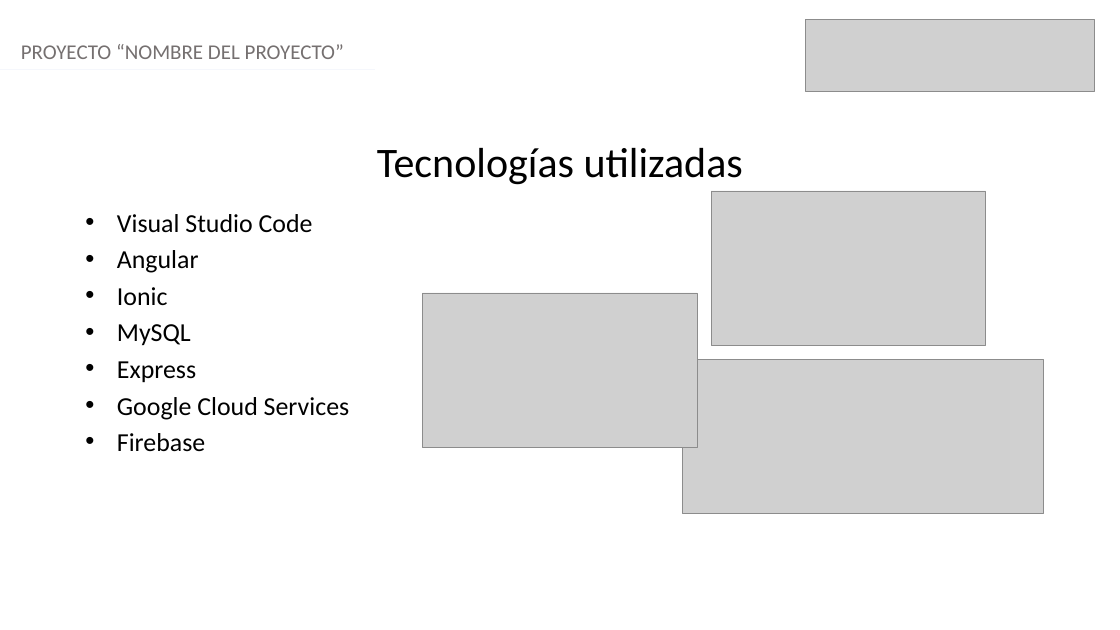
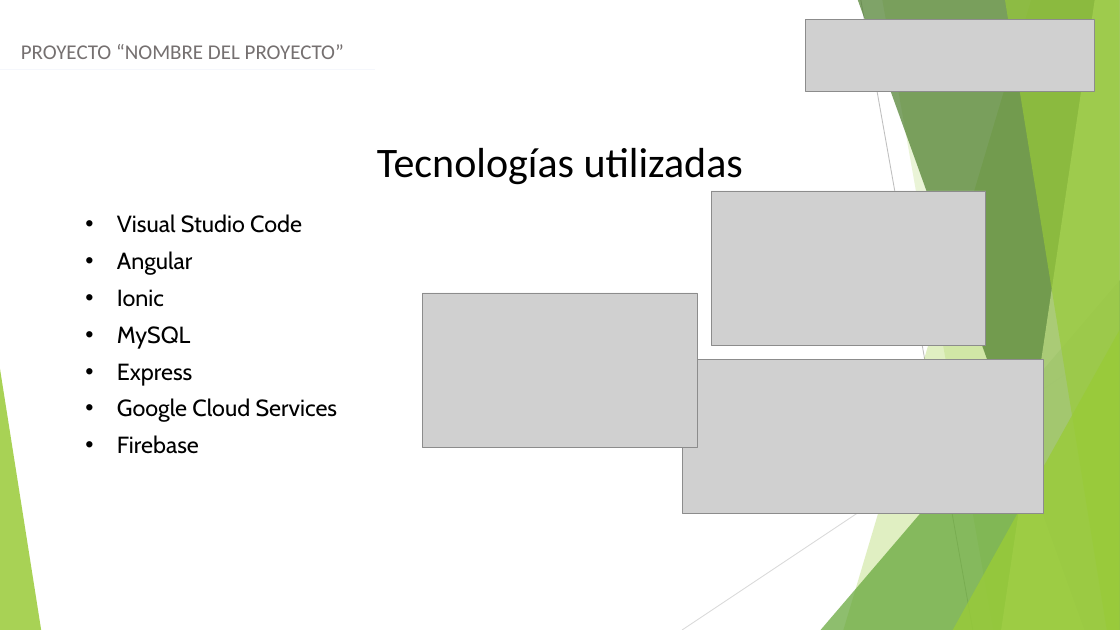
Before and after one commit to iahumadaz/Portafolio-Titulo, a slide deck: slide 10 of Fase2/Evidencias Grupales/Formato Presentación final Portafolio-b.pptx. Drawn at 1120x630 pixels with LibreOffice and Linux fonts; fonts in the diff are those of the drawing; grey boxes stand for pictures. Boxes give left, top, right and bottom in pixels: in the first picture for what was removed or moved away, otherwise in the second. Text is boxed around its words. In the diff, an @@ line names an element or a change of style, - is before the commit and + after.

```diff
--- a/Fase2/Evidencias Grupales/Formato Presentación final Portafolio-b.pptx
+++ b/Fase2/Evidencias Grupales/Formato Presentación final Portafolio-b.pptx
@@ text "Visual Studio Code" at (117, 214, 338, 454): size 22.2 to 20 pt, font Calibri to Cabin; line spacing 0.8 to 0.9 @@
@@ group added at (0, 0, 1120, 630): 5 freeform shapes, 3 triangles, 2 lines @@
```
Also in this commit, not shown: 13 other slides changed.
